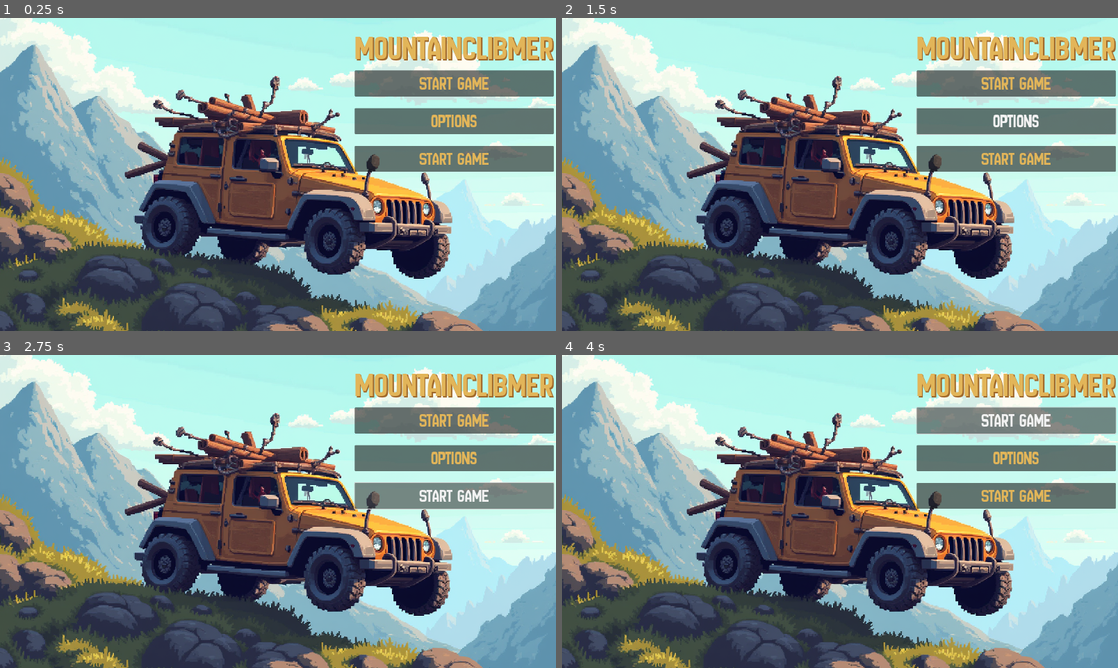
Above: before the commit, frames 1-4 (two rows, left to right).
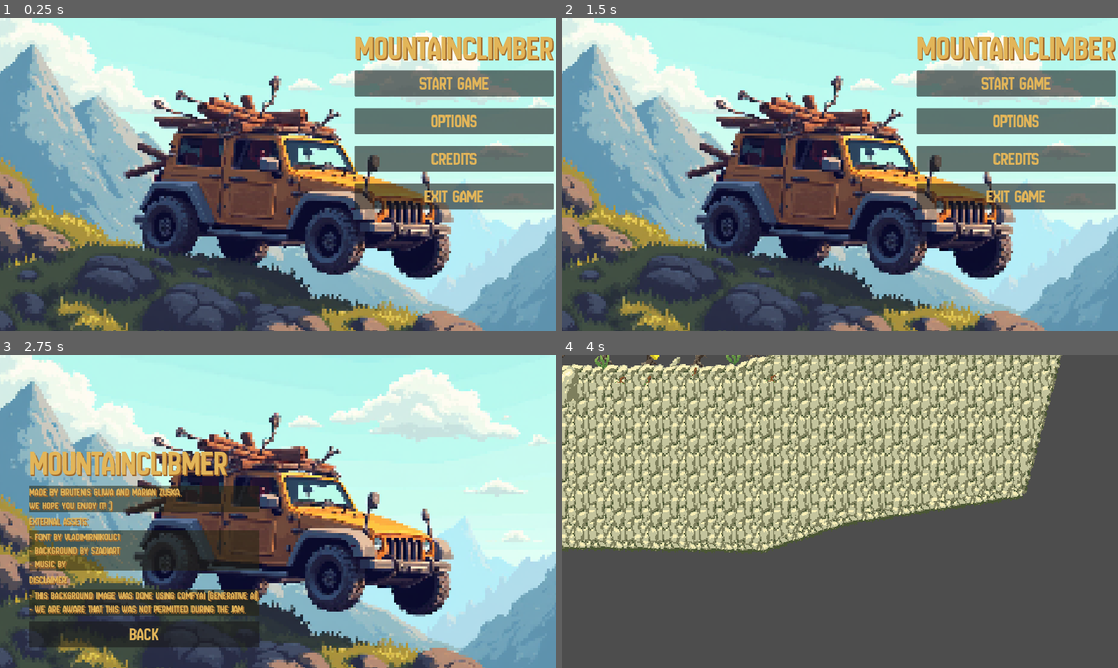
Above: after the commit, the same moments.

Repository: LiquidFun/Grandpas-Hill-Racer
Game: Godot game, scene res://ui/main_menu/main_menu.tscn
Two runs of this game, one before a commit and one after it. Both use one fixed random seed, a clock stepped at 60 frames per second and the inputs below. This scene is started directly instead of the project's main scene.
Inputs (mouse positions are in pixels of both pictures, inside the frame that each line leads up to):
- Up to frame 1 (0.25 s): no input
- Up to frame 2 (1.5 s): click "Options" at 0.5 s; click (1062, 299) at 1.25 s, where only the run after the commit has a clickable "Back"
- Up to frame 3 (2.75 s): click (455, 495) at 2 s, where only the run after the commit has a clickable "Credits"
- Up to frame 4 (4 s): click (706, 633) at 2.75 s, where only the run after the commit has a clickable "Back"; click "Start game" at 3.5 s

The runs differ from the first frame. In frame 1, 11% of the frame differs, in the area x 0-100%, y 0-100%; in frame 2, 12%; in frame 3, 33%; in frame 4, 93%.

Commit message:
Add new art for car

Diff:
--- a/entities/car/plank/plank.tscn
+++ b/entities/car/plank/plank.tscn
@@ -14,6 +14,7 @@
 collision_mask = 2
 
 [node name="Sprite2D" type="Sprite2D" parent="."]
+scale = Vector2(2, 2)
 texture = ExtResource("1_ec7ln")
 
 [node name="Placement" type="CollisionShape2D" parent="."]
--- a/entities/car/tire/tire.tscn
+++ b/entities/car/tire/tire.tscn
@@ -21,4 +21,5 @@
 
 [node name="Sprite2D" type="Sprite2D" parent="."]
 z_index = 10
+scale = Vector2(2.0625, 2.0625)
 texture = ExtResource("1_00uv0")
--- a/globals/globals.gd
+++ b/globals/globals.gd
@@ -2,18 +2,35 @@
 
 
 var level_scenes = [
+	"res://ui/main_menu/main_menu.tscn",
 	"res://levels/marian.tscn",
 	"res://levels/brutus.tscn",
 ]
 
 var current_level_id = 0
 
+
+func set_sfx_volume(value: int) -> void:
+	print("Setting sfx volume to " + str(value))
+
+func set_music_volume(value: int) -> void:
+	print("Setting music volume to " + str(value))
+
 func reload_level() -> void:
 	get_tree().reload_current_scene()
 
 func load_next_level():
 	current_level_id += 1
+	if current_level_id >= level_scenes.size():
+		load_main_menu()
 	get_tree().change_scene_to_file(level_scenes[current_level_id])
 
 func load_main_menu():
+	current_level_id = 0
 	get_tree().change_scene_to_file("res://ui/main_menu/main_menu.tscn")
+
+func load_options():
+	get_tree().change_scene_to_file("res://ui/Options/options.tscn")
+
+func load_credits():
+	get_tree().change_scene_to_file("res://ui/Credits/credits.tscn")
--- /dev/null
+++ b/ui/Credits/credits.gd
@@ -0,0 +1,9 @@
+extends Control
+
+
+func _on_back_button_down() -> void:
+	Globals.load_main_menu()
+
+
+func _on_hi_button_down() -> void:
+	pass # Replace with function body.
--- /dev/null
+++ b/ui/Credits/credits.tscn
@@ -0,0 +1,96 @@
+[gd_scene load_steps=5 format=3 uid="uid://efr6c1qlwcvr"]
+
+[ext_resource type="Script" path="res://ui/Credits/credits.gd" id="1_c1usj"]
+[ext_resource type="Texture2D" uid="uid://817npvpwyevh" path="res://ui/main_menu/BG4.png" id="3_cn8ip"]
+[ext_resource type="Theme" uid="uid://ct1c3bqhs7bfp" path="res://ui/theme.tres" id="3_rps2t"]
+[ext_resource type="StyleBox" uid="uid://ct6wmpdyp4lbb" path="res://ui/panel.tres" id="4_pg08v"]
+
+[node name="Credits" type="Control"]
+layout_mode = 3
+anchors_preset = 0
+script = ExtResource("1_c1usj")
+
+[node name="Panel" type="Panel" parent="."]
+layout_mode = 0
+offset_right = 1918.0
+offset_bottom = 1069.0
+
+[node name="Bg2" type="Sprite2D" parent="Panel"]
+position = Vector2(967, 539)
+scale = Vector2(8.275, 8.275)
+texture = ExtResource("3_cn8ip")
+
+[node name="MarginContainer" type="MarginContainer" parent="Panel"]
+layout_mode = 0
+offset_right = 40.0
+offset_bottom = 40.0
+theme = ExtResource("3_rps2t")
+theme_override_constants/margin_left = 100
+theme_override_constants/margin_top = 300
+
+[node name="VBoxContainer2" type="VBoxContainer" parent="Panel/MarginContainer"]
+layout_mode = 2
+theme = ExtResource("3_rps2t")
+
+[node name="Label" type="Label" parent="Panel/MarginContainer/VBoxContainer2"]
+layout_mode = 2
+theme = ExtResource("3_rps2t")
+theme_override_font_sizes/font_size = 120
+text = "MountainClibmer
+"
+
+[node name="VBoxContainer" type="VBoxContainer" parent="Panel/MarginContainer/VBoxContainer2"]
+layout_mode = 2
+theme_override_constants/separation = 10
+alignment = 1
+
+[node name="PanelContainer" type="PanelContainer" parent="Panel/MarginContainer/VBoxContainer2/VBoxContainer"]
+layout_mode = 2
+theme_override_styles/panel = ExtResource("4_pg08v")
+
+[node name="Label2" type="Label" parent="Panel/MarginContainer/VBoxContainer2/VBoxContainer/PanelContainer"]
+layout_mode = 2
+theme_override_font_sizes/font_size = 36
+text = "Made by Brutenis Gliwa and Marian Zuska.
+We Hope you enjoy it! :)"
+
+[node name="Label3" type="Label" parent="Panel/MarginContainer/VBoxContainer2/VBoxContainer"]
+layout_mode = 2
+theme_override_font_sizes/font_size = 36
+text = "External Assets:"
+
+[node name="PanelContainer2" type="PanelContainer" parent="Panel/MarginContainer/VBoxContainer2/VBoxContainer"]
+layout_mode = 2
+theme_override_styles/panel = ExtResource("4_pg08v")
+
+[node name="Label2" type="Label" parent="Panel/MarginContainer/VBoxContainer2/VBoxContainer/PanelContainer2"]
+layout_mode = 2
+theme_override_font_sizes/font_size = 36
+text = "- Font by vladimirnikolic1
+- Background by szadiart
+- Music by"
+
+[node name="Label4" type="Label" parent="Panel/MarginContainer/VBoxContainer2/VBoxContainer"]
+layout_mode = 2
+theme_override_font_sizes/font_size = 36
+text = "Disclaimer:"
+
+[node name="PanelContainer3" type="PanelContainer" parent="Panel/MarginContainer/VBoxContainer2/VBoxContainer"]
+layout_mode = 2
+theme_override_styles/panel = ExtResource("4_pg08v")
+
+[node name="Label2" type="Label" parent="Panel/MarginContainer/VBoxContainer2/VBoxContainer/PanelContainer3"]
+layout_mode = 2
+theme_override_font_sizes/font_size = 36
+text = "- This background image was done using ComfyAI (Generative AI).
+- We are aware that this was not permitted during the jam."
+
+[node name="CenterContainer" type="CenterContainer" parent="Panel/MarginContainer/VBoxContainer2/VBoxContainer"]
+layout_mode = 2
+
+[node name="Back" type="Button" parent="Panel/MarginContainer/VBoxContainer2/VBoxContainer"]
+layout_mode = 2
+text = "Back
+"
+
+[connection signal="button_down" from="Panel/MarginContainer/VBoxContainer2/VBoxContainer/Back" to="." method="_on_back_button_down"]
--- /dev/null
+++ b/ui/Hi/hi.tscn
@@ -0,0 +1,87 @@
+[gd_scene load_steps=5 format=3 uid="uid://csgc5c4uqlkgx"]
+
+[ext_resource type="Script" path="res://ui/Credits/credits.gd" id="1_2ldbq"]
+[ext_resource type="Texture2D" uid="uid://8itlfwt17h6i" path="res://ui/main_menu/BG1.png" id="2_rfqh3"]
+[ext_resource type="Theme" uid="uid://ct1c3bqhs7bfp" path="res://ui/theme.tres" id="3_ibwpf"]
+[ext_resource type="StyleBox" uid="uid://ct6wmpdyp4lbb" path="res://ui/panel.tres" id="4_7xm8p"]
+
+[node name="Credits" type="Control"]
+layout_mode = 3
+anchors_preset = 0
+script = ExtResource("1_2ldbq")
+
+[node name="Panel" type="Panel" parent="."]
+layout_mode = 0
+offset_right = 1918.0
+offset_bottom = 1069.0
+
+[node name="Bg1" type="Sprite2D" parent="Panel"]
+position = Vector2(967, 539)
+scale = Vector2(1.59495, 1.59495)
+texture = ExtResource("2_rfqh3")
+
+[node name="MarginContainer" type="MarginContainer" parent="Panel"]
+layout_mode = 0
+offset_right = 40.0
+offset_bottom = 40.0
+theme = ExtResource("3_ibwpf")
+theme_override_constants/margin_left = 100
+theme_override_constants/margin_top = 550
+
+[node name="VBoxContainer2" type="VBoxContainer" parent="Panel/MarginContainer"]
+layout_mode = 2
+theme = ExtResource("3_ibwpf")
+
+[node name="Label" type="Label" parent="Panel/MarginContainer/VBoxContainer2"]
+layout_mode = 2
+theme = ExtResource("3_ibwpf")
+theme_override_font_sizes/font_size = 120
+text = "MountainClibmer
+"
+
+[node name="VBoxContainer" type="VBoxContainer" parent="Panel/MarginContainer/VBoxContainer2"]
+layout_mode = 2
+theme_override_constants/separation = 10
+alignment = 1
+
+[node name="PanelContainer" type="PanelContainer" parent="Panel/MarginContainer/VBoxContainer2/VBoxContainer"]
+layout_mode = 2
+theme_override_styles/panel = ExtResource("4_7xm8p")
+
+[node name="Label2" type="Label" parent="Panel/MarginContainer/VBoxContainer2/VBoxContainer/PanelContainer"]
+layout_mode = 2
+theme_override_font_sizes/font_size = 32
+text = "Made by Brutenis Gliwa and Marian Zuska.
+We Hope you enjoy it! :)"
+
+[node name="Label3" type="Label" parent="Panel/MarginContainer/VBoxContainer2/VBoxContainer"]
+layout_mode = 2
+theme_override_font_sizes/font_size = 32
+text = "External Assets:"
+
+[node name="PanelContainer2" type="PanelContainer" parent="Panel/MarginContainer/VBoxContainer2/VBoxContainer"]
+layout_mode = 2
+theme_override_styles/panel = ExtResource("4_7xm8p")
+
+[node name="Label2" type="Label" parent="Panel/MarginContainer/VBoxContainer2/VBoxContainer/PanelContainer2"]
+layout_mode = 2
+theme_override_font_sizes/font_size = 32
+text = "- Font by vladimirnikolic1
+- Background by szadiart
+- Music by"
+
+[node name="CenterContainer" type="CenterContainer" parent="Panel/MarginContainer/VBoxContainer2/VBoxContainer"]
+layout_mode = 2
+
+[node name="Hi" type="Button" parent="Panel/MarginContainer/VBoxContainer2/VBoxContainer"]
+layout_mode = 2
+text = "Hi
+"
+
+[node name="Back" type="Button" parent="Panel/MarginContainer/VBoxContainer2/VBoxContainer"]
+layout_mode = 2
+text = "Back
+"
+
+[connection signal="button_down" from="Panel/MarginContainer/VBoxContainer2/VBoxContainer/Hi" to="." method="_on_hi_button_down"]
+[connection signal="button_down" from="Panel/MarginContainer/VBoxContainer2/VBoxContainer/Back" to="." method="_on_back_button_down"]
--- /dev/null
+++ b/ui/Options/options.gd
@@ -0,0 +1,13 @@
+extends Control
+
+
+func _on_exit_button_down() -> void:
+	Globals.load_main_menu()
+
+
+func _on_sfx_value_changed(value: float) -> void:
+	Globals.set_sfx_volume(value)
+
+
+func _on_music_value_changed(value: float) -> void:
+	Globals.set_music_volume(value)
--- /dev/null
+++ b/ui/Options/options.tscn
@@ -0,0 +1,75 @@
+[gd_scene load_steps=4 format=3 uid="uid://l1nwlkd4o82q"]
+
+[ext_resource type="Script" path="res://ui/Options/options.gd" id="1_o41pu"]
+[ext_resource type="Texture2D" uid="uid://817npvpwyevh" path="res://ui/main_menu/BG4.png" id="3_asj04"]
+[ext_resource type="Theme" uid="uid://ct1c3bqhs7bfp" path="res://ui/theme.tres" id="3_nx8x7"]
+
+[node name="Options" type="Control"]
+layout_mode = 3
+anchors_preset = 0
+script = ExtResource("1_o41pu")
+
+[node name="Panel" type="Panel" parent="."]
+layout_mode = 0
+offset_right = 1918.0
+offset_bottom = 1069.0
+
+[node name="Bg2" type="Sprite2D" parent="Panel"]
+position = Vector2(967, 539)
+scale = Vector2(8.275, 8.275)
+texture = ExtResource("3_asj04")
+
+[node name="MarginContainer" type="MarginContainer" parent="Panel"]
+layout_mode = 0
+offset_right = 40.0
+offset_bottom = 40.0
+theme = ExtResource("3_nx8x7")
+theme_override_constants/margin_left = 1575
+theme_override_constants/margin_top = 500
+
+[node name="VBoxContainer2" type="VBoxContainer" parent="Panel/MarginContainer"]
+layout_mode = 2
+theme = ExtResource("3_nx8x7")
+
+[node name="Label" type="Label" parent="Panel/MarginContainer/VBoxContainer2"]
+layout_mode = 2
+theme = ExtResource("3_nx8x7")
+theme_override_font_sizes/font_size = 120
+text = "Options
+"
+
+[node name="VBoxContainer" type="VBoxContainer" parent="Panel/MarginContainer/VBoxContainer2"]
+layout_mode = 2
+theme_override_constants/separation = 20
+alignment = 1
+
+[node name="Label" type="Label" parent="Panel/MarginContainer/VBoxContainer2/VBoxContainer"]
+layout_mode = 2
+theme = ExtResource("3_nx8x7")
+text = "Music
+"
+
+[node name="Music" type="HSlider" parent="Panel/MarginContainer/VBoxContainer2/VBoxContainer"]
+layout_mode = 2
+theme = ExtResource("3_nx8x7")
+value = 50.0
+
+[node name="Label2" type="Label" parent="Panel/MarginContainer/VBoxContainer2/VBoxContainer"]
+layout_mode = 2
+theme = ExtResource("3_nx8x7")
+text = "Sound effects
+"
+
+[node name="SFX" type="HSlider" parent="Panel/MarginContainer/VBoxContainer2/VBoxContainer"]
+layout_mode = 2
+theme = ExtResource("3_nx8x7")
+value = 50.0
+
+[node name="Exit" type="Button" parent="Panel/MarginContainer/VBoxContainer2/VBoxContainer"]
+layout_mode = 2
+text = "Back
+"
+
+[connection signal="value_changed" from="Panel/MarginContainer/VBoxContainer2/VBoxContainer/Music" to="." method="_on_music_value_changed"]
+[connection signal="value_changed" from="Panel/MarginContainer/VBoxContainer2/VBoxContainer/SFX" to="." method="_on_sfx_value_changed"]
+[connection signal="button_down" from="Panel/MarginContainer/VBoxContainer2/VBoxContainer/Exit" to="." method="_on_exit_button_down"]
--- /dev/null
+++ b/ui/main_menu/main_menu.gd
@@ -0,0 +1,17 @@
+extends Control
+
+
+func _on_start_game_button_down() -> void:
+	Globals.load_next_level()
+
+
+func _on_options_button_down() -> void:
+	Globals.load_options()
+
+
+func _on_credits_button_down() -> void:
+	Globals.load_credits()
+
+
+func _on_exit_button_down() -> void:
+	get_tree().quit()
--- a/ui/main_menu/main_menu.tscn
+++ b/ui/main_menu/main_menu.tscn
@@ -1,21 +1,23 @@
-[gd_scene load_steps=3 format=3 uid="uid://rlpwe74qwk21"]
+[gd_scene load_steps=4 format=3 uid="uid://rlpwe74qwk21"]
 
-[ext_resource type="Texture2D" uid="uid://8itlfwt17h6i" path="res://ui/main_menu/BG1.png" id="1_dgrv0"]
+[ext_resource type="Script" path="res://ui/main_menu/main_menu.gd" id="1_80l0d"]
 [ext_resource type="Theme" uid="uid://ct1c3bqhs7bfp" path="res://ui/theme.tres" id="2_8lxpy"]
+[ext_resource type="Texture2D" uid="uid://817npvpwyevh" path="res://ui/main_menu/BG4.png" id="3_4tigc"]
 
 [node name="Main Menu" type="Control"]
 layout_mode = 3
 anchors_preset = 0
+script = ExtResource("1_80l0d")
 
 [node name="Panel" type="Panel" parent="."]
 layout_mode = 0
 offset_right = 1918.0
 offset_bottom = 1069.0
 
-[node name="Bg1" type="Sprite2D" parent="Panel"]
+[node name="Bg2" type="Sprite2D" parent="Panel"]
 position = Vector2(967, 539)
-scale = Vector2(1.59495, 1.59495)
-texture = ExtResource("1_dgrv0")
+scale = Vector2(8.275, 8.275)
+texture = ExtResource("3_4tigc")
 
 [node name="MarginContainer" type="MarginContainer" parent="Panel"]
 layout_mode = 0
@@ -33,7 +35,7 @@
 layout_mode = 2
 theme = ExtResource("2_8lxpy")
 theme_override_font_sizes/font_size = 120
-text = "MountainClibmer
+text = "MountainClimber
 "
 
 [node name="VBoxContainer" type="VBoxContainer" parent="Panel/MarginContainer/VBoxContainer2"]
@@ -41,14 +43,25 @@
 theme_override_constants/separation = 40
 alignment = 1
 
-[node name="Button" type="Button" parent="Panel/MarginContainer/VBoxContainer2/VBoxContainer"]
+[node name="Start game" type="Button" parent="Panel/MarginContainer/VBoxContainer2/VBoxContainer"]
 layout_mode = 2
 text = "Start game"
 
-[node name="Button2" type="Button" parent="Panel/MarginContainer/VBoxContainer2/VBoxContainer"]
+[node name="Options" type="Button" parent="Panel/MarginContainer/VBoxContainer2/VBoxContainer"]
 layout_mode = 2
 text = "Options"
 
-[node name="Button3" type="Button" parent="Panel/MarginContainer/VBoxContainer2/VBoxContainer"]
+[node name="Credits" type="Button" parent="Panel/MarginContainer/VBoxContainer2/VBoxContainer"]
 layout_mode = 2
-text = "Start game"
+text = "Credits
+"
+
+[node name="Exit" type="Button" parent="Panel/MarginContainer/VBoxContainer2/VBoxContainer"]
+layout_mode = 2
+text = "Exit Game
+"
+
+[connection signal="button_down" from="Panel/MarginContainer/VBoxContainer2/VBoxContainer/Start game" to="." method="_on_start_game_button_down"]
+[connection signal="button_down" from="Panel/MarginContainer/VBoxContainer2/VBoxContainer/Options" to="." method="_on_options_button_down"]
+[connection signal="button_down" from="Panel/MarginContainer/VBoxContainer2/VBoxContainer/Credits" to="." method="_on_credits_button_down"]
+[connection signal="button_down" from="Panel/MarginContainer/VBoxContainer2/VBoxContainer/Exit" to="." method="_on_exit_button_down"]
--- /dev/null
+++ b/ui/panel.tres
@@ -0,0 +1,4 @@
+[gd_resource type="StyleBoxFlat" format=3 uid="uid://ct6wmpdyp4lbb"]
+
+[resource]
+bg_color = Color(0.147866, 0.14529, 0.0668569, 0.545098)
--- a/ui/theme.tres
+++ b/ui/theme.tres
@@ -1,11 +1,19 @@
-[gd_resource type="Theme" load_steps=2 format=3 uid="uid://ct1c3bqhs7bfp"]
+[gd_resource type="Theme" load_steps=4 format=3 uid="uid://ct1c3bqhs7bfp"]
 
 [ext_resource type="FontFile" uid="uid://d0ra8ewqa5gha" path="res://ui/New_Amsterdam/NewAmsterdam-Regular.ttf" id="1_kmq5w"]
+
+[sub_resource type="StyleBoxFlat" id="StyleBoxFlat_632l1"]
+bg_color = Color(0.906517, 0.442413, 0.361495, 1)
+
+[sub_resource type="StyleBoxFlat" id="StyleBoxFlat_ehypr"]
+bg_color = Color(0.893355, 0.16114, 0.486989, 1)
 
 [resource]
 default_font = ExtResource("1_kmq5w")
 default_font_size = 64
 Button/colors/font_color = Color(0.886275, 0.709804, 0.34902, 1)
+HSlider/styles/grabber_area = SubResource("StyleBoxFlat_632l1")
+HSlider/styles/grabber_area_highlight = SubResource("StyleBoxFlat_ehypr")
 Label/colors/font_color = Color(0.886275, 0.709804, 0.34902, 1)
 Label/colors/font_shadow_color = Color(0.627119, 0.406813, 0.166732, 1)
 Label/constants/shadow_offset_x = 4
Binary file added: entities/car/cube/MetalCube.aseprite
Binary file changed: entities/car/cube/cube.png
Binary file added: entities/car/plank/plank.aseprite
Binary file changed: entities/car/plank/plank.png
Binary file added: entities/car/tire/Wheel.aseprite
Binary file changed: entities/car/tire/tire.png
Binary file added: terrain/background/Sprite-0001.aseprite
Not shown, changed: ui/New_Amsterdam/OFL.txt
Binary file added: ui/main_menu/BG4.png
Not shown, added: ui/main_menu/BG4.png.import
